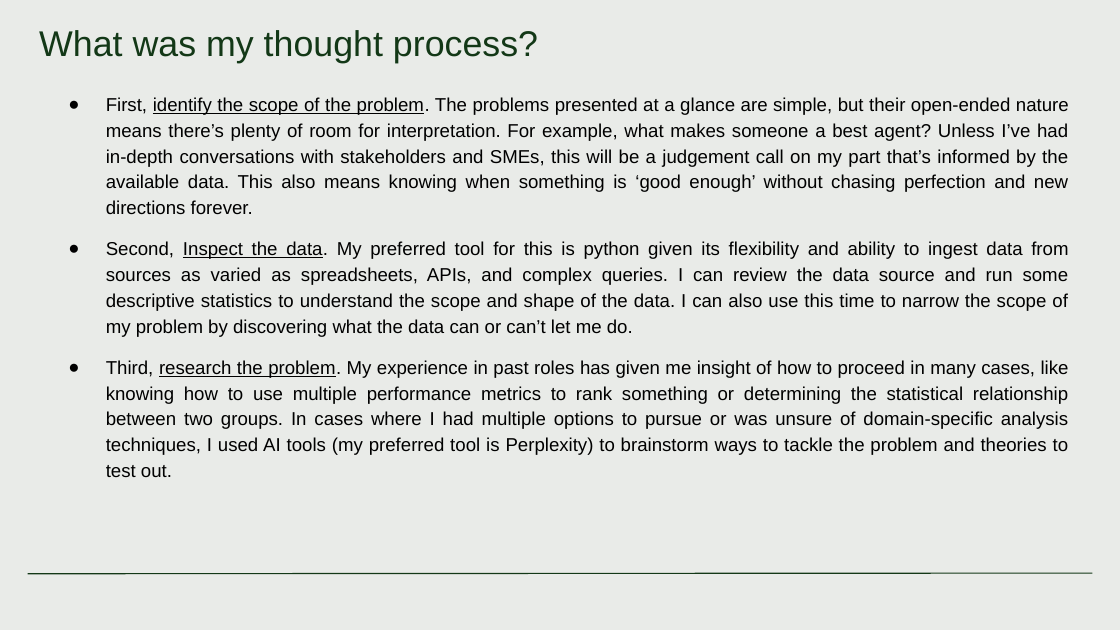
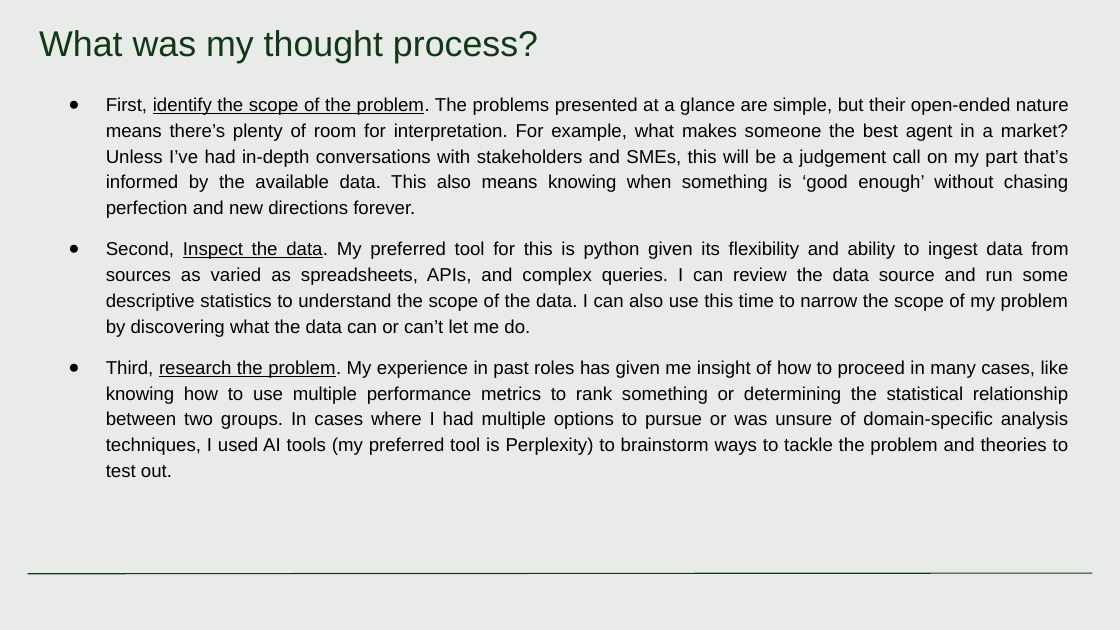
Before and after one commit to Magister774/Clever-Assessment, a slide deck: slide 15 of Smiley Real Estate - Sales Performance Analysis.pptx. Drawn at 1120x630 pixels with LibreOffice and Linux fonts; fonts in the diff are those of the drawing. Boxes give left, top, right and bottom in pixels: in the first picture for what was removed or moved away, otherwise in the second. Text is boxed around its words. In the diff, an @@ line names an element or a change of style, - is before the commit and + after.

```diff
--- a/Smiley Real Estate - Sales Performance Analysis.pptx
+++ b/Smiley Real Estate - Sales Performance Analysis.pptx
@@ text at <box>106,97,1069,337</box>: text changed @@
-● First, identify the scope of the problem. The problems presented at a glance are simple, but their open-ended nature means there’s plenty of room for interpretation. For example, what makes someone a best agent? Unless I’ve had in-depth conversations with stakeholders and SMEs, this will be a judgement call on my part that’s informed by the available data. This also means knowing when something is ‘good enough’ without chasing perfection and new directions forever.
-● Second, Inspect the data. My preferred tool for this is python given its flexibility and ability to ingest data from sources as varied as spreadsheets, APIs, and complex queries. I can review the data source and run some descriptive statistics to understand the scope and shape of the data. I can also use this time to narrow the scope of my problem by discovering what the data can or can’t let me do.
+● First, identify the scope of the problem. The problems presented at a glance are simple, but their open-ended nature means there’s plenty of room for interpretation. For example, what makes someone the best agent in a market? Unless I’ve had in-depth conversations with stakeholders and SMEs, this will be a judgement call on my part that’s informed by the available data. This also means knowing when something is ‘good enough’ without chasing perfection and new directions forever.
+● Second, Inspect the data. My preferred tool for this is python given its flexibility and ability to ingest data from sources as varied as spreadsheets, APIs, and complex queries. I can review the data source and run some descriptive statistics to understand the scope of the data. I can also use this time to narrow the scope of my problem by discovering what the data can or can’t let me do.
```
Also in this commit, not shown: 5 other slides changed.
